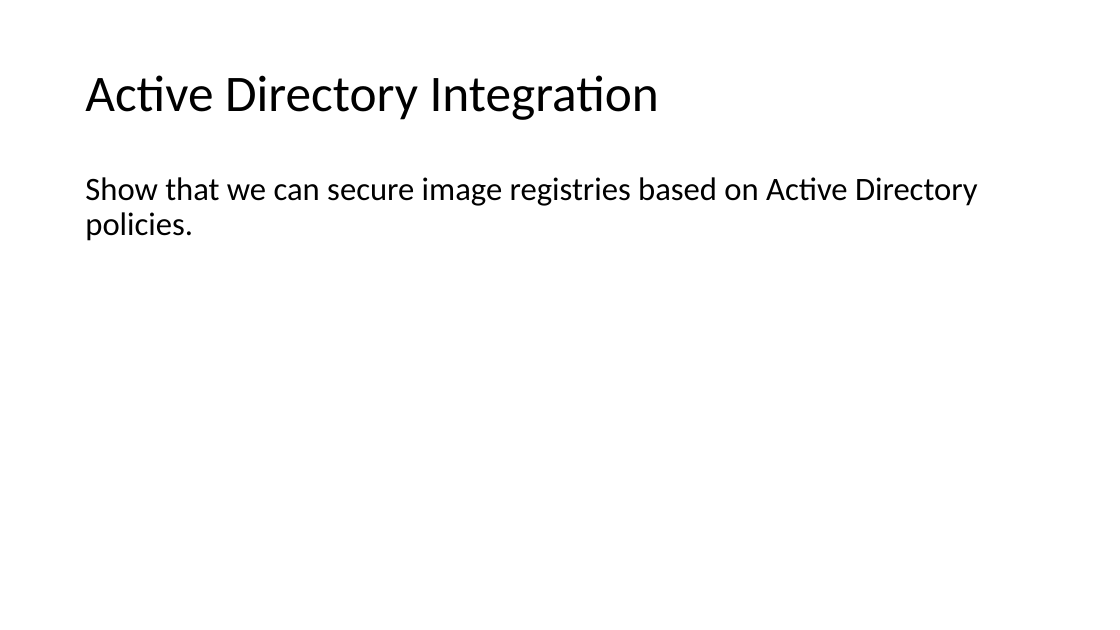
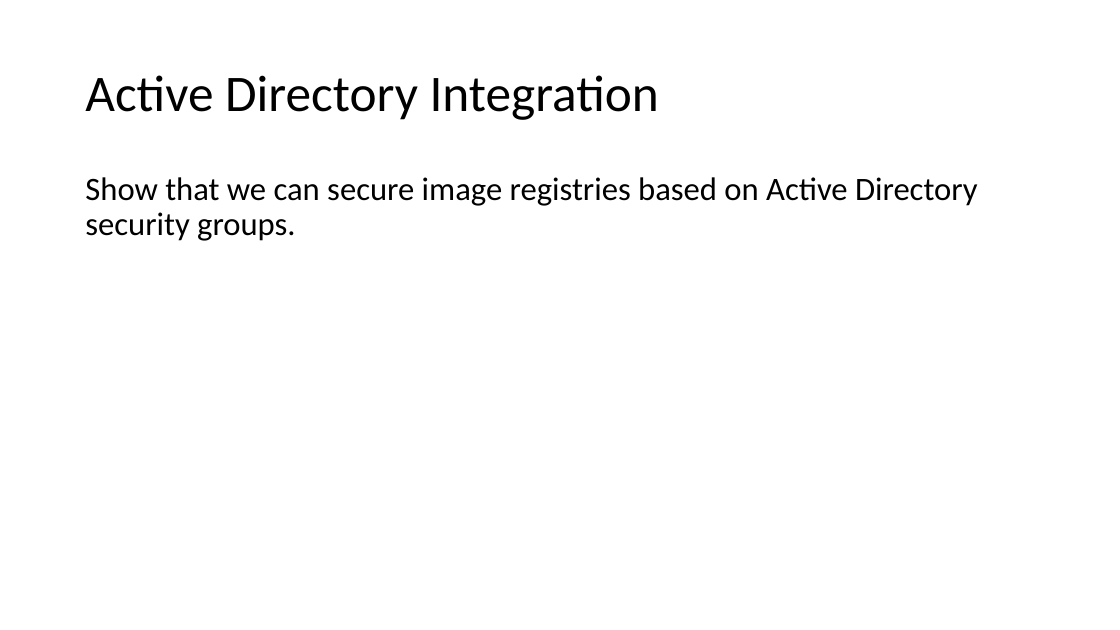
Before and after one commit to EnterpriseProductsLP/docker-straw-man, a slide deck: slide 11 of Docker Proofs of Concept.pptx. Drawn at 1120x630 pixels with LibreOffice and Linux fonts; fonts in the diff are those of the drawing. Boxes give left, top, right and bottom in pixels: in the first picture for what was removed or moved away, otherwise in the second. Text is boxed around its words. In the diff, an @@ line names an element or a change of style, - is before the commit and + after.

```diff
--- a/Docker Proofs of Concept.pptx
+++ b/Docker Proofs of Concept.pptx
@@ text at [85,177,977,241]: text changed @@
-Show that we can secure image registries based on Active Directory policies.
+Show that we can secure image registries based on Active Directory security groups.
```
Also in this commit, not shown: 8 other slides changed, 1 slide removed.
